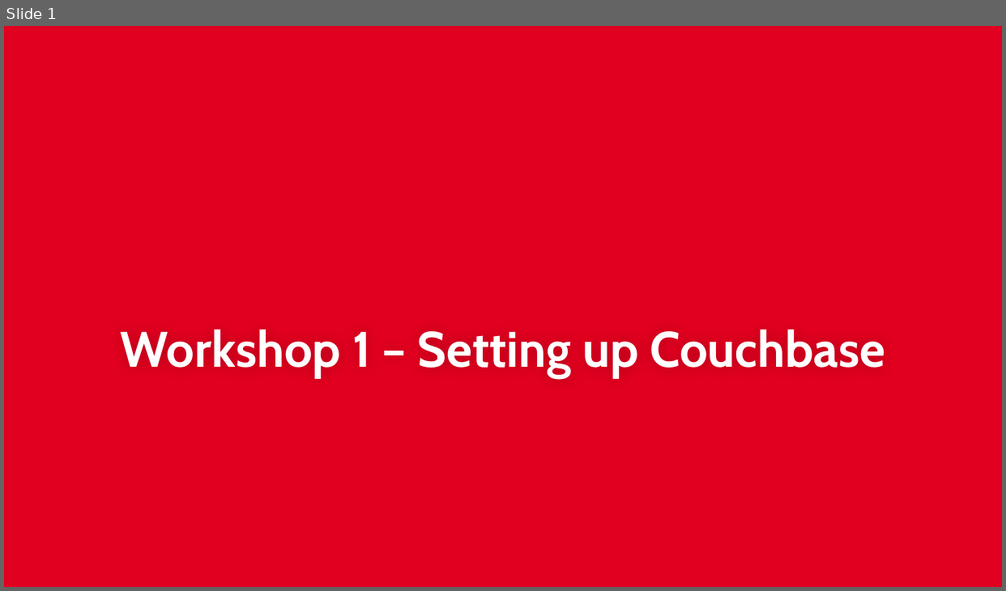
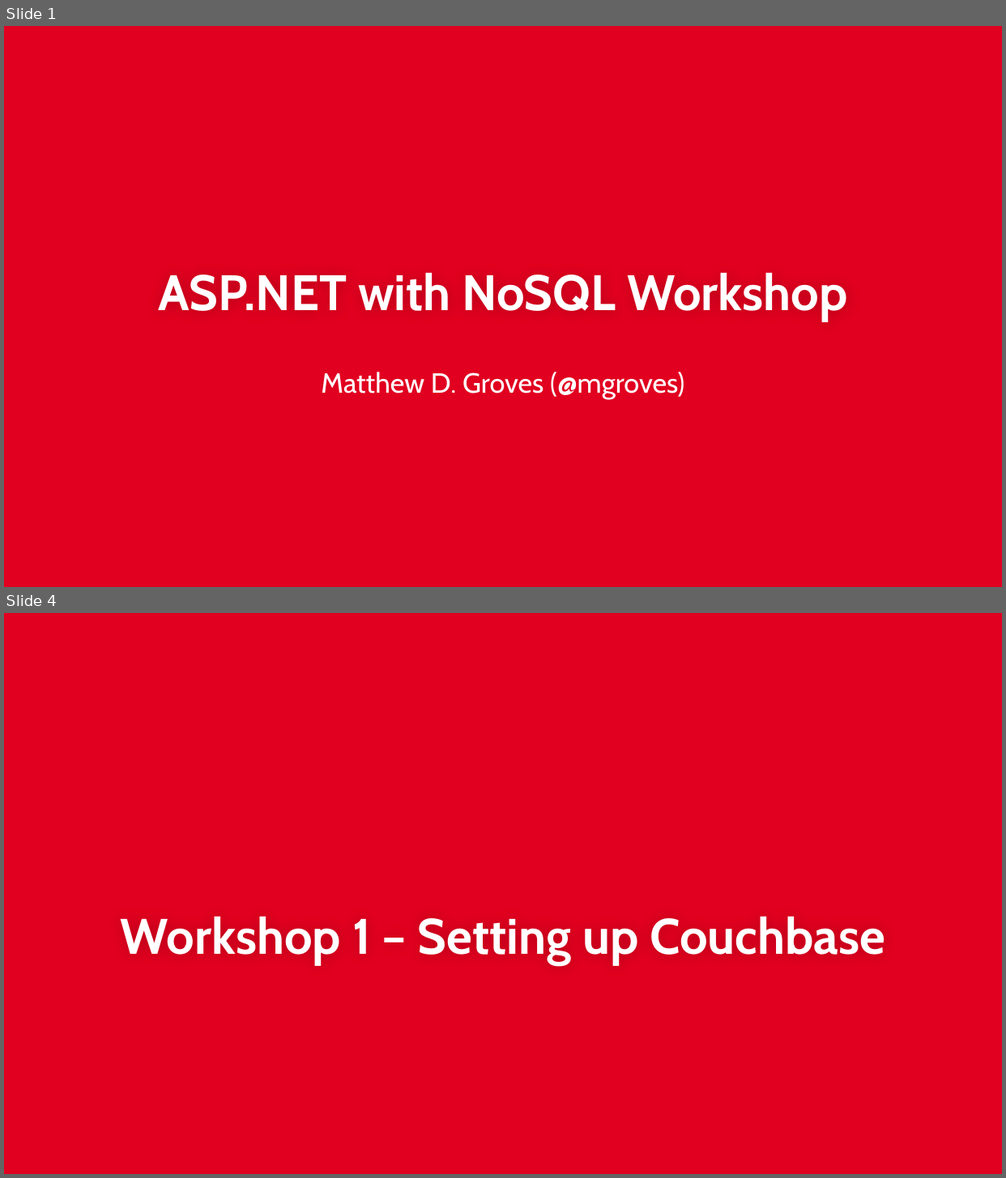
Before and after one commit to couchbaselabs/aspnet-nosql-workshop, a slide deck: 01/01.pptx. Shown one above the other, each under a label of ours: slide 1 before the commit, slides 1 and 4 after it; the slides between them are not shown. The pictures are 1006x591 and 1006x1178 pixels, drawn with LibreOffice and Linux fonts; fonts in the diff are those of the drawing; background and template pictures are left out. Boxes give left, top, right and bottom in pixels: in the first picture for what was removed or moved away, otherwise in the second. Text is boxed around its words. In the diff, an @@ line names an element or a change of style, - is before the commit and + after.

Commit message:
tweaks for workshops part 1 and 2 - removed _workshop folders (confusing) - updated Couchbase SDK and added auth for Couchbase Server 5 - updated slide decks, with corresponding PDFs

```diff
--- a/01/01.pptx
+++ b/01/01.pptx
@@ slide 1 added at <box>4,26,1002,587</box>, background #E1001F @@
@@ title added at <box>158,272,847,322</box>, 36 pt, text #FFFFFF, bold @@
+ASP.NET with NoSQL Workshop
@@ subtitle added at <box>321,372,684,399</box>, 20 pt, text #FFFFFF @@
+Matthew D. Groves (@mgroves)
@@ what was slide 1 is now slide 4 @@
```
Also in this commit, not shown: 10 slides changed, 3 other slides added, 5 slides removed, 18 other files.
